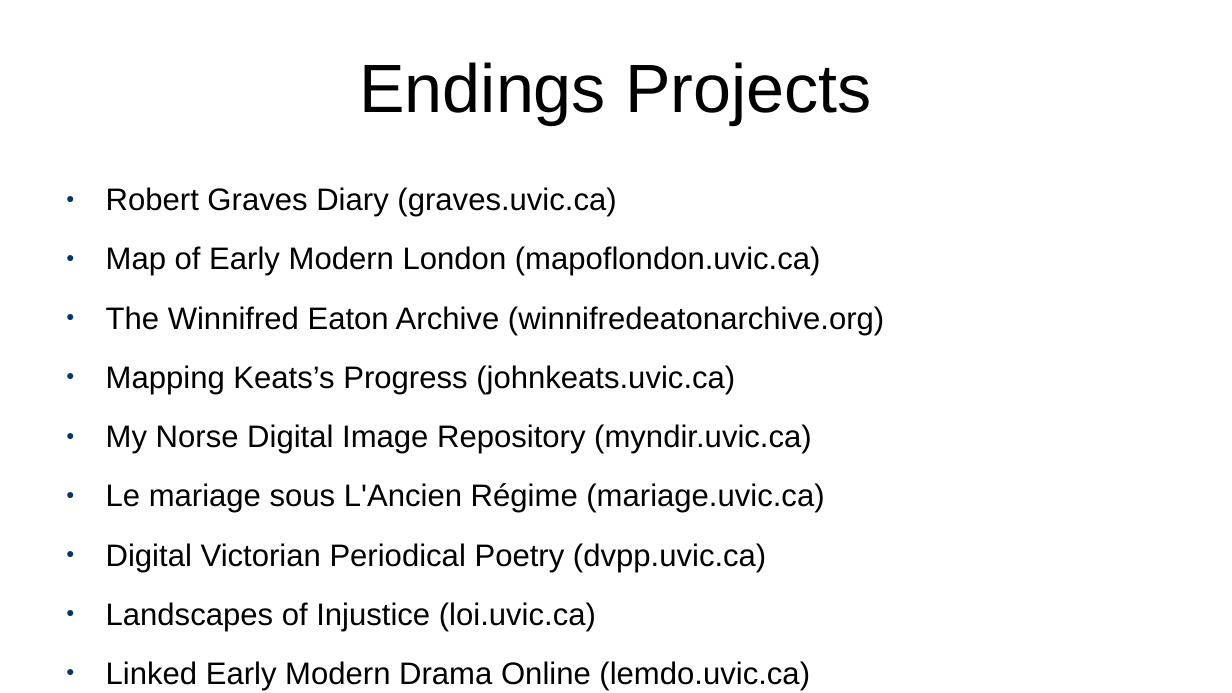
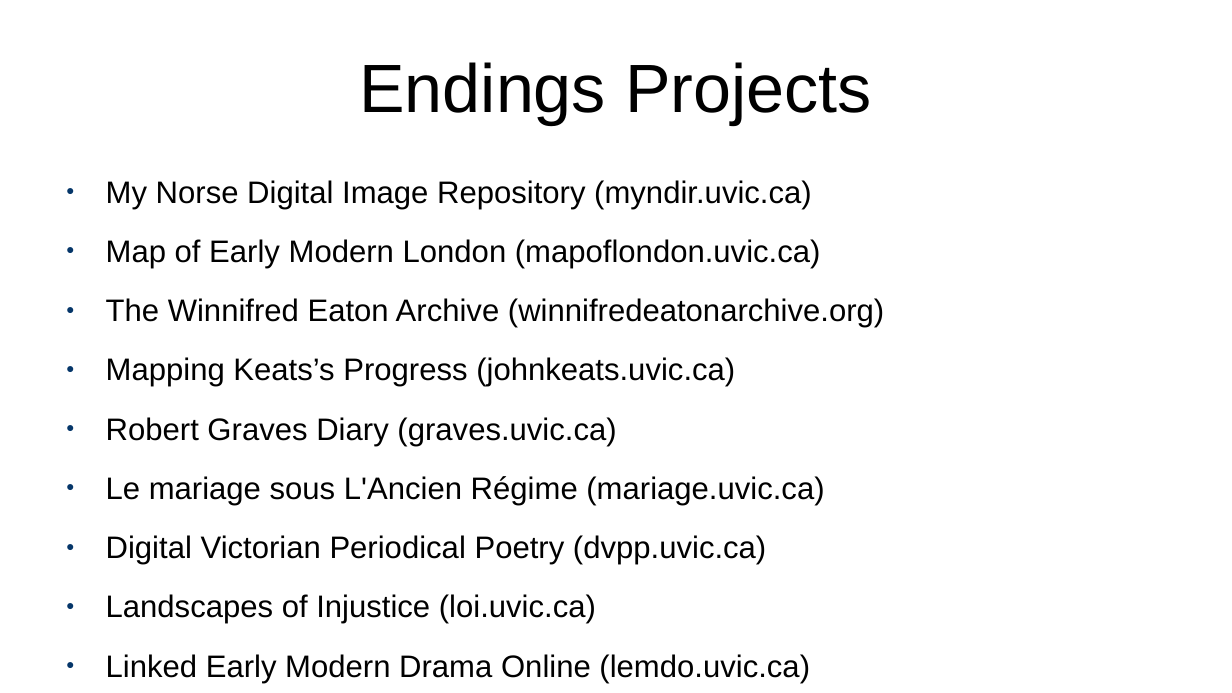
Before and after one commit to projectEndings/Endings, a slide deck: slide 4 of presentations/ubc2020/nineProjects.odp. Drawn at 1232x693 pixels with LibreOffice and Linux fonts; fonts in the diff are those of the drawing. Boxes give left, top, right and bottom in pixels: in the first picture for what was removed or moved away, otherwise in the second. Text is boxed around its words. In the diff, an @@ line names an element or a change of style, - is before the commit and + after.

Commit message:
Tweak to slide.

```diff
--- a/presentations/ubc2020/nineProjects.odp
+++ b/presentations/ubc2020/nineProjects.odp
@@ text at bbox=[106, 180, 812, 209]: text changed @@
-● Robert Graves Diary (graves.uvic.ca)
+● My Norse Digital Image Repository (myndir.uvic.ca)
@@ text at bbox=[106, 417, 616, 446]: text changed @@
-● My Norse Digital Image Repository (myndir.uvic.ca)
+● Robert Graves Diary (graves.uvic.ca)
```
Also in this commit, not shown: 1 other file.
